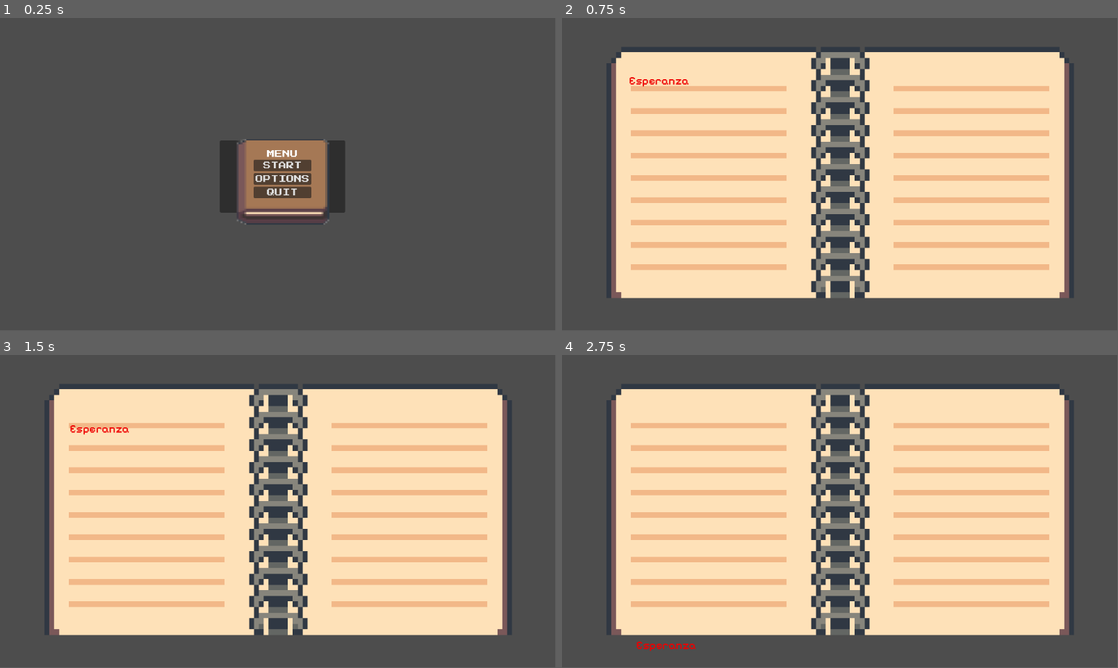
Above: before the commit, frames 1-4 (two rows, left to right).
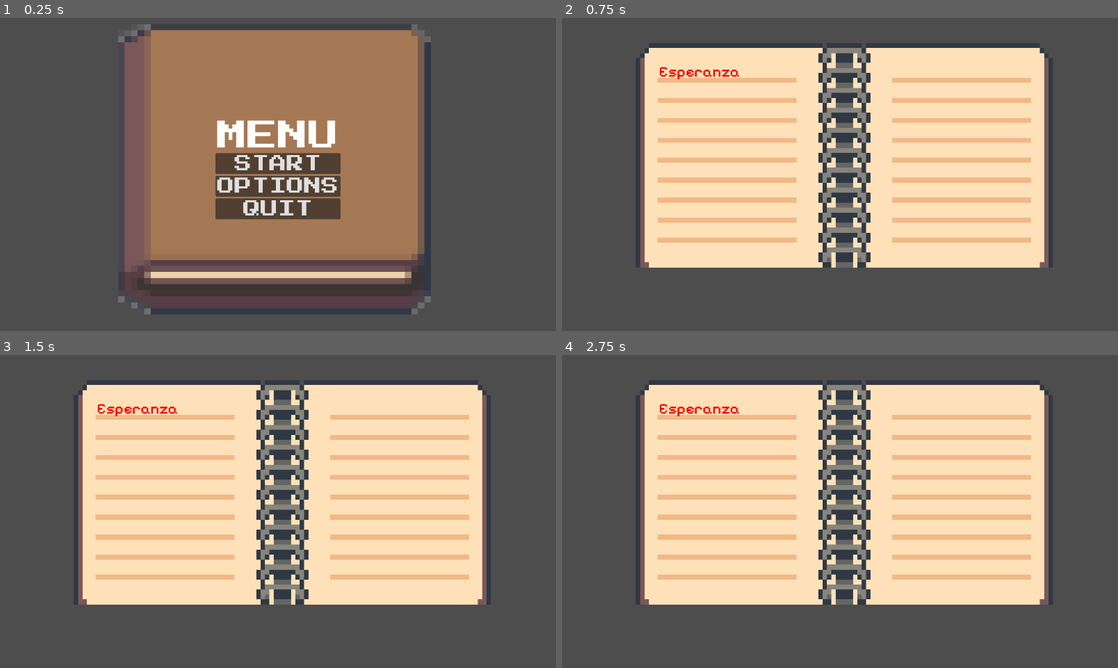
Above: after the commit, the same moments.

Repository: AlePatata/Puzlitas
Game: Godot game, scene res://main_menu.tscn
The game is run twice, just before and just after one commit, with the same random seed, the same clock (stepped at 60 frames per second) and the same inputs.
Inputs (mouse positions are in pixels of both pictures, inside the frame that each line leads up to):
- Up to frame 1 (0.25 s): no input
- Up to frame 2 (0.75 s): click "START" at 0.5 s
- Up to frame 3 (1.5 s): tap Enter at 1.25 s; move the mouse to (100, 417) at 1.27 s; click (100, 417) at 1.42 s
- Up to frame 4 (2.75 s): move the mouse to (728, 527) at 2.02 s; click (728, 527) at 2.17 s
In our replay, the window is 799x449 before the commit and 800x450 after it. These sizes can differ from the game's own. Grey fills any space a smaller window leaves; there, only what the larger window draws over its background counts as a difference.

The runs differ from the first frame. In frame 1, 45% of the frame differs, in the area x 21-78%, y 2-95%; in frame 2, 35%; in frame 3, 35%; in frame 4, 35%.

Commit message:
Cambio tamaño a 1280x720
Ajuste de tamaño de los menús y el libro.

Diff:
--- a/Proyecto Godot/main_menu.tscn
+++ b/Proyecto Godot/main_menu.tscn
@@ -5,10 +5,8 @@
 [ext_resource type="Texture2D" uid="uid://thiha28tsny3" path="res://assets/books.png" id="3_7bmqn"]
 
 [node name="MainMenu" type="MarginContainer"]
-offset_left = 386.0
-offset_top = 234.0
-offset_right = 786.0
-offset_bottom = 434.0
+offset_right = 1280.0
+offset_bottom = 720.0
 theme = ExtResource("1_6inmr")
 script = ExtResource("2_p2xhh")
 
@@ -18,8 +16,8 @@
 size_flags_vertical = 4
 
 [node name="Sprite2D" type="Sprite2D" parent="PanelContainer"]
-position = Vector2(131, 86)
-scale = Vector2(4.01923, 3.725)
+position = Vector2(206, 131)
+scale = Vector2(14.999, 13.902)
 texture = ExtResource("3_7bmqn")
 hframes = 3
 vframes = 2
@@ -33,17 +31,21 @@
 
 [node name="Label" type="Label" parent="PanelContainer/MarginContainer/VBoxContainer"]
 layout_mode = 2
+theme_override_font_sizes/font_size = 70
 text = "MENU"
 horizontal_alignment = 1
 
 [node name="Start" type="Button" parent="PanelContainer/MarginContainer/VBoxContainer"]
 layout_mode = 2
+theme_override_font_sizes/font_size = 40
 text = "START"
 
 [node name="Options" type="Button" parent="PanelContainer/MarginContainer/VBoxContainer"]
 layout_mode = 2
+theme_override_font_sizes/font_size = 40
 text = "OPTIONS"
 
 [node name="Quit" type="Button" parent="PanelContainer/MarginContainer/VBoxContainer"]
 layout_mode = 2
+theme_override_font_sizes/font_size = 40
 text = "QUIT"
--- a/Proyecto Godot/pause_menu.tscn
+++ b/Proyecto Godot/pause_menu.tscn
@@ -4,10 +4,8 @@
 
 [node name="PauseMenu" type="PanelContainer"]
 process_mode = 3
-offset_left = 434.0
-offset_top = 252.0
-offset_right = 694.0
-offset_bottom = 402.0
+offset_right = 1280.0
+offset_bottom = 720.0
 size_flags_horizontal = 4
 size_flags_vertical = 4
 theme = ExtResource("1_7dook")
@@ -20,17 +18,21 @@
 
 [node name="Label" type="Label" parent="MarginContainer/VBoxContainer"]
 layout_mode = 2
+theme_override_font_sizes/font_size = 70
 text = "DICTIONARY"
 horizontal_alignment = 1
 
 [node name="Resume" type="Button" parent="MarginContainer/VBoxContainer"]
 layout_mode = 2
+theme_override_font_sizes/font_size = 50
 text = "RESUME"
 
 [node name="Options" type="Button" parent="MarginContainer/VBoxContainer"]
 layout_mode = 2
+theme_override_font_sizes/font_size = 50
 text = "OPTIONS"
 
 [node name="Quit" type="Button" parent="MarginContainer/VBoxContainer"]
 layout_mode = 2
+theme_override_font_sizes/font_size = 50
 text = "QUIT"
--- a/Proyecto Godot/project.godot
+++ b/Proyecto Godot/project.godot
@@ -15,6 +15,12 @@
 config/features=PackedStringArray("4.2", "Forward Plus")
 config/icon="res://scenes/icon.svg"
 
+[display]
+
+window/size/viewport_width=1280
+window/size/viewport_height=720
+window/stretch/mode="viewport"
+
 [input]
 
 pause={
--- a/Proyecto Godot/scenes/diario.tscn
+++ b/Proyecto Godot/scenes/diario.tscn
@@ -1,4 +1,3 @@
-
 [gd_scene load_steps=9 format=3 uid="uid://beks5ba1d64ov"]
 
 [ext_resource type="Texture2D" uid="uid://dip1kgp0mqm7u" path="res://assets/diario.png" id="1_j0ugt"]
@@ -6,7 +5,7 @@
 [ext_resource type="FontFile" uid="uid://8togpyok3edv" path="res://assets/fonts/Pixelify_Sans/static/PixelifySans-Medium.ttf" id="3_xnje1"]
 
 [sub_resource type="RectangleShape2D" id="RectangleShape2D_un3k4"]
-size = Vector2(973, 527)
+size = Vector2(973.949, 540.336)
 
 [sub_resource type="LabelSettings" id="LabelSettings_tibx8"]
 font = ExtResource("3_xnje1")
@@ -36,26 +35,24 @@
 "Move": SubResource("Animation_e1vom")
 }
 
-
 [node name="main" type="Node2D"]
-position = Vector2(39, 3)
 
 [node name="AnimatableBody2D" type="AnimatableBody2D" parent="."]
-
-position = Vector2(-178, -98)
+position = Vector2(0, -50)
 metadata/_edit_group_ = true
 
 [node name="Sprite2D" type="Sprite2D" parent="AnimatableBody2D"]
-position = Vector2(706.045, 409.5)
-scale = Vector2(10.1011, 11.587)
+position = Vector2(640, 360)
+scale = Vector2(10, 11.473)
 texture = ExtResource("1_j0ugt")
 
 [node name="CollisionShape2D" type="CollisionShape2D" parent="AnimatableBody2D"]
-position = Vector2(716.5, 417.5)
+position = Vector2(640, 360)
 shape = SubResource("RectangleShape2D_un3k4")
 
 [node name="Area2D" type="Area2D" parent="."]
-position = Vector2(106, 113)
+position = Vector2(232, 102)
+scale = Vector2(1.5, 1.5)
 script = ExtResource("2_ea2fk")
 metadata/_edit_group_ = true
 
Not shown, added: .DS_Store
Not shown, added: Proyecto Godot/.DS_Store
